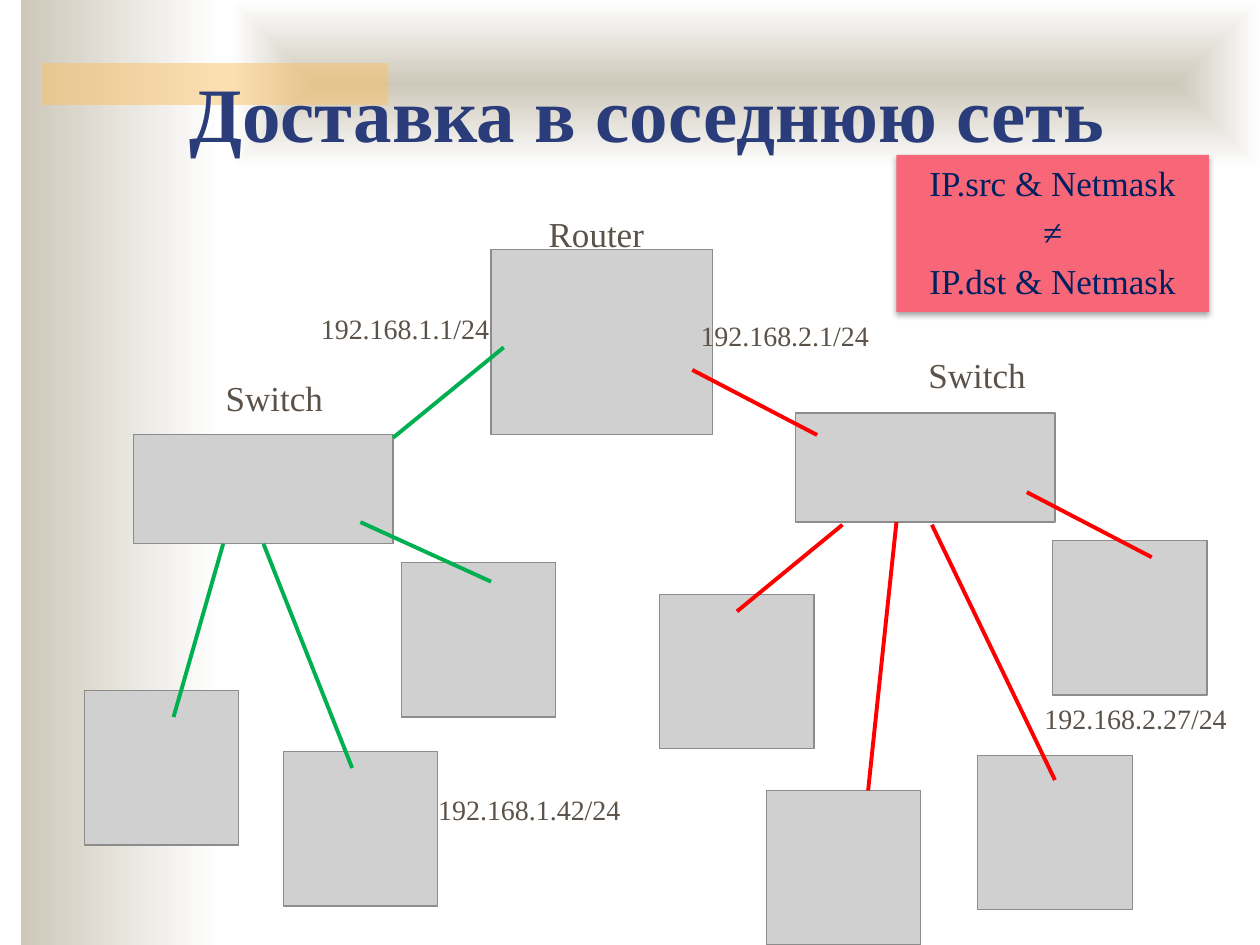
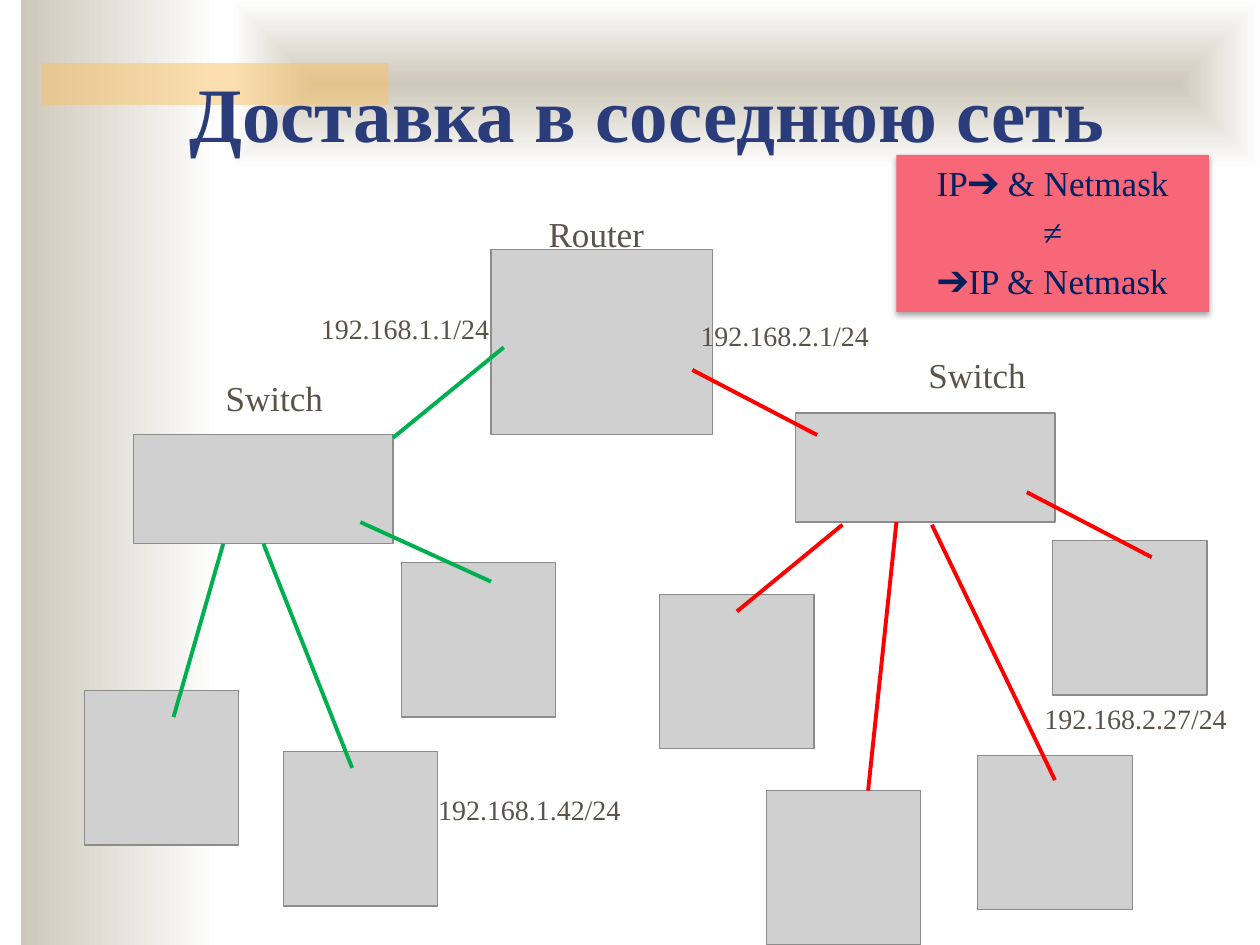
Before and after one commit to ukoloff/nets, a slide deck: slide 8 of 10.pptx. Drawn at 1260x945 pixels with LibreOffice and Linux fonts; fonts in the diff are those of the drawing; grey boxes stand for pictures; background and template pictures are left out. Boxes give left, top, right and bottom in pixels: in the first picture for what was removed or moved away, otherwise in the second. Text is boxed around its words. In the diff, an @@ line names an element or a change of style, - is before the commit and + after.

```diff
--- a/10.pptx
+++ b/10.pptx
@@ text in rectangle at (937,171,1169,197): text changed @@
-IP.src & Netmask
+IP➔ & Netmask
@@ text in rectangle at (969,269,1168,295): text changed @@
-IP.dst & Netmask
+➔IP & Netmask
```
Also in this commit, not shown: 5 other slides changed, 8 slides added.
